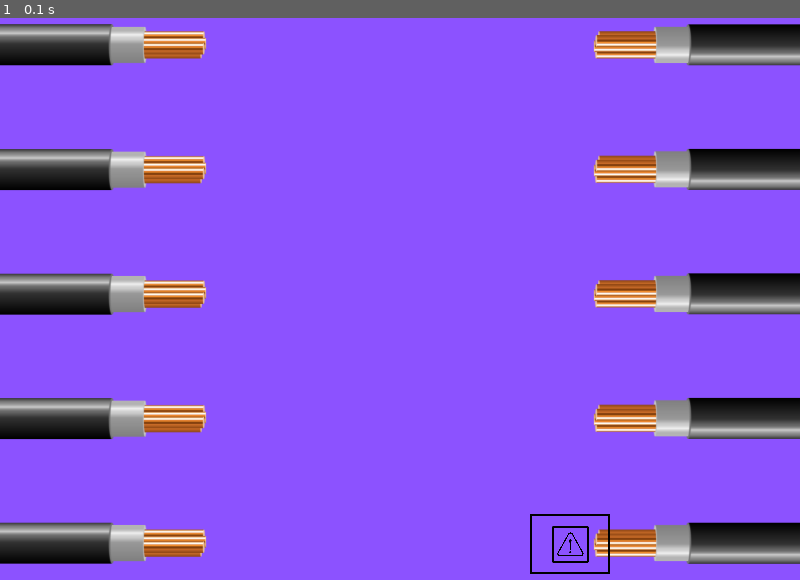
Above: before the commit, frame 1.
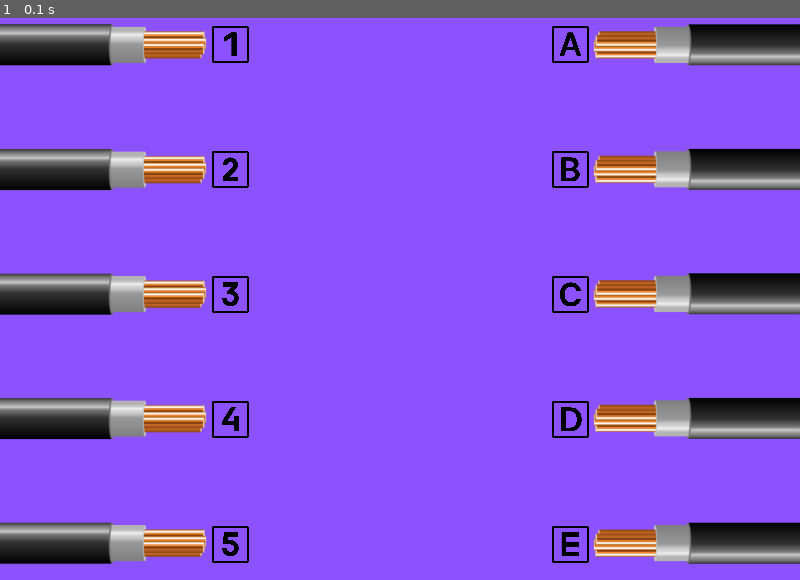
Above: after the commit, the same moment.

Repository: Moon-suny/projet_info_Becile
Game: pygame game, started from Jeu1/Main_Jeu_1.py
Two runs of this game, one before a commit and one after it. Both use one fixed random seed, a clock stepped at 60 frames per second and the inputs below.
Inputs:
- Up to frame 1 (0.1 s): no input

The runs differ from the first frame. In frame 1, 1.2% of the frame differs, in the area x 26-77%, y 1-99%.

Commit message:
Ajout de positions pour les boutons dans Jeu1 et mise à jour des chemins d'image

Diff:
--- a/Jeu1/Main_Jeu_1.py
+++ b/Jeu1/Main_Jeu_1.py
@@ -18,13 +18,90 @@
 # Couleurs
 white = (255, 255, 255)
 
+# position a droite de l'écran
+pos_1 = (190, 20, 0, 0)
+pos_2 = (190, 145, 0, 0)
+pos_3 = (190, 270, 0, 0)
+pos_4 = (190, 395, 0, 0)
+pos_5 = (190, 520, 0, 0)
+
+# position a gauche de l'écran
+pos_A = (530, 20, 0, 0)
+pos_B = (530, 145, 0, 0)
+pos_C = (530, 270, 0, 0)
+pos_D = (530, 395, 0, 0)
+pos_E = (530, 520, 0, 0)
+
 # Liste des boutons avec leurs propriétés
 buttons = [
     {   # Bouton 1
-        "name" : "Bouton 1",
-        "rect": pygame.Rect(530, 520, 0, 0),  # Taille initiale, sera ajustée à celle de l'image
+        "name" : "1",
+        "rect": pygame.Rect(pos_1),  # Taille initiale, sera ajustée à celle de l'image
         "text": "",  # Texte (vide si image)
-        "image_path": "Jeu1/Img_Button/Logo_cable_test.png", # Chemin/nom de l'image (vide si texte)
+        "image_path": "Jeu1/Img_Button/Logo_Cable_G/1.png", # Chemin/nom de l'image (vide si texte)
+        "scale_factor": 0.1,  # Facteur d'échelle pour le bouton 1
+    },
+    {   # Bouton 2
+        "name" : "2",
+        "rect": pygame.Rect(pos_2),  # Taille initiale, sera ajustée à celle de l'image
+        "text": "",  # Texte (vide si image)
+        "image_path": "Jeu1/Img_Button/Logo_Cable_G/2.png", # Chemin/nom de l'image (vide si texte)
+        "scale_factor": 0.1,  # Facteur d'échelle pour le bouton 1
+    },
+    {   # Bouton 3
+        "name" : "3",
+        "rect": pygame.Rect(pos_3),  # Taille initiale, sera ajustée à celle de l'image
+        "text": "",  # Texte (vide si image)
+        "image_path": "Jeu1/Img_Button/Logo_Cable_G/3.png", # Chemin/nom de l'image (vide si texte)
+        "scale_factor": 0.1,  # Facteur d'échelle pour le bouton 1
+    },
+    {   # Bouton 4
+        "name" : "4",
+        "rect": pygame.Rect(pos_4),  # Taille initiale, sera ajustée à celle de l'image
+        "text": "",  # Texte (vide si image)
+        "image_path": "Jeu1/Img_Button/Logo_Cable_G/4.png", # Chemin/nom de l'image (vide si texte)
+        "scale_factor": 0.1,  # Facteur d'échelle pour le bouton 1
+    },
+    {   # Bouton 5
+        "name" : "5",
+        "rect": pygame.Rect(pos_5),  # Taille initiale, sera ajustée à celle de l'image
+        "text": "",  # Texte (vide si image)
+        "image_path": "Jeu1/Img_Button/Logo_Cable_G/5.png", # Chemin/nom de l'image (vide si texte)
+        "scale_factor": 0.1,  # Facteur d'échelle pour le bouton 1
+    },
+    {   # Bouton A
+        "name" : "A",
+        "rect": pygame.Rect(pos_A),  # Taille initiale, sera ajustée à celle de l'image
+        "text": "",  # Texte (vide si image)
+        "image_path": "Jeu1/Img_Button/Logo_Cable_D/A.png", # Chemin/nom de l'image (vide si texte)
+        "scale_factor": 0.1,  # Facteur d'échelle pour le bouton 1
+    },
+    {   # Bouton B
+        "name" : "B",
+        "rect": pygame.Rect(pos_B),  # Taille initiale, sera ajustée à celle de l'image
+        "text": "",  # Texte (vide si image)
+        "image_path": "Jeu1/Img_Button/Logo_Cable_D/B.png", # Chemin/nom de l'image (vide si texte)
+        "scale_factor": 0.1,  # Facteur d'échelle pour le bouton 1
+    },
+    {   # Bouton C
+        "name" : "C",
+        "rect": pygame.Rect(pos_C),  # Taille initiale, sera ajustée à celle de l'image
+        "text": "",  # Texte (vide si image)
+        "image_path": "Jeu1/Img_Button/Logo_Cable_D/C.png", # Chemin/nom de l'image (vide si texte)
+        "scale_factor": 0.1,  # Facteur d'échelle pour le bouton 1
+    },
+    {   # Bouton D
+        "name" : "D",
+        "rect": pygame.Rect(pos_D),  # Taille initiale, sera ajustée à celle de l'image
+        "text": "",  # Texte (vide si image)
+        "image_path": "Jeu1/Img_Button/Logo_Cable_D/D.png", # Chemin/nom de l'image (vide si texte)
+        "scale_factor": 0.1,  # Facteur d'échelle pour le bouton 1
+    },
+    {   # Bouton E
+        "name" : "E",
+        "rect": pygame.Rect(pos_E),  # Taille initiale, sera ajustée à celle de l'image
+        "text": "",  # Texte (vide si image)
+        "image_path": "Jeu1/Img_Button/Logo_Cable_D/E.png", # Chemin/nom de l'image (vide si texte)
         "scale_factor": 0.1,  # Facteur d'échelle pour le bouton 1
     },
 ]
